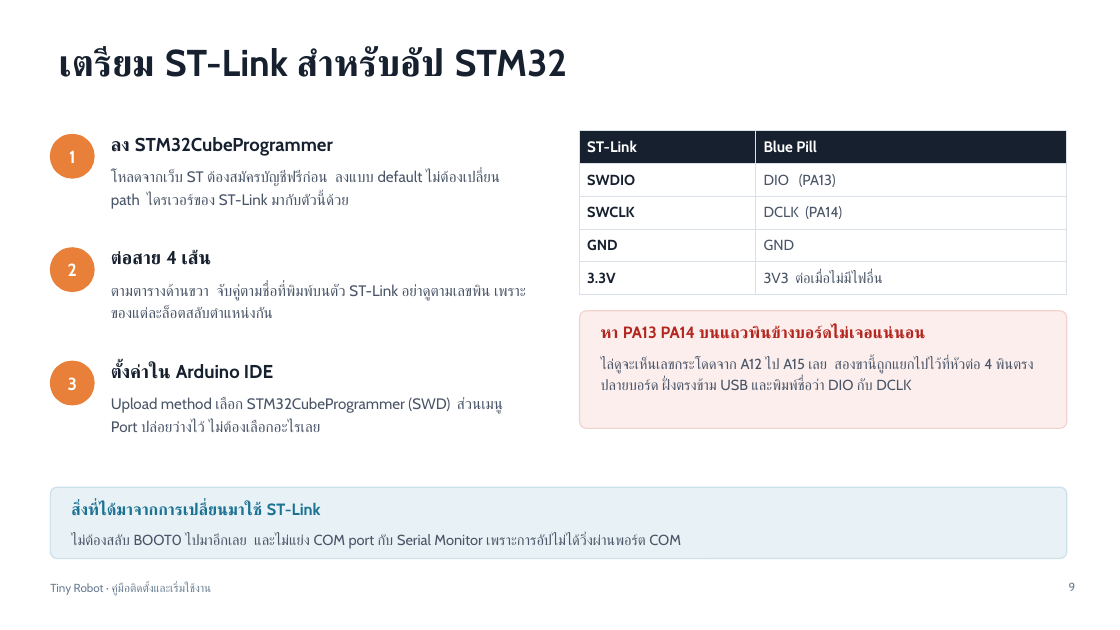
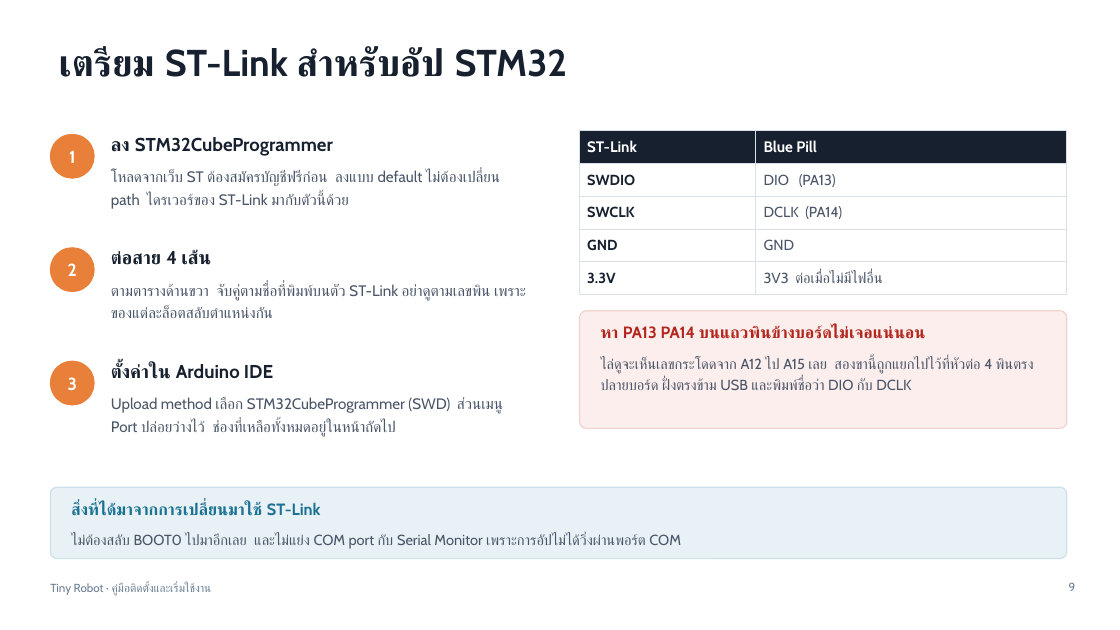
Before and after one commit to 65050090-nichanan/Tiny-robot, a slide deck: slide 9 of docs/Tiny-Robot-Setup-Guide-TH.pptx. Drawn at 1120x630 pixels with LibreOffice and Linux fonts; fonts in the diff are those of the drawing. Boxes give left, top, right and bottom in pixels: in the first picture for what was removed or moved away, otherwise in the second. Text is boxed around its words. In the diff, an @@ line names an element or a change of style, - is before the commit and + after.

```diff
--- a/docs/Tiny-Robot-Setup-Guide-TH.pptx
+++ b/docs/Tiny-Robot-Setup-Guide-TH.pptx
@@ text at (111,397,502,437): text changed @@
-Upload method เลือก STM32CubeProgrammer (SWD) ส่วนเมนู Port ปล่อยว่างไว้ ไม่ต้องเลือกอะไรเลย
+Upload method เลือก STM32CubeProgrammer (SWD) ส่วนเมนู Port ปล่อยว่างไว้ ช่องที่เหลือทั้งหมดอยู่ในหน้าถัดไป
```
Also in this commit, not shown: 1 slide added, 2 other files.
